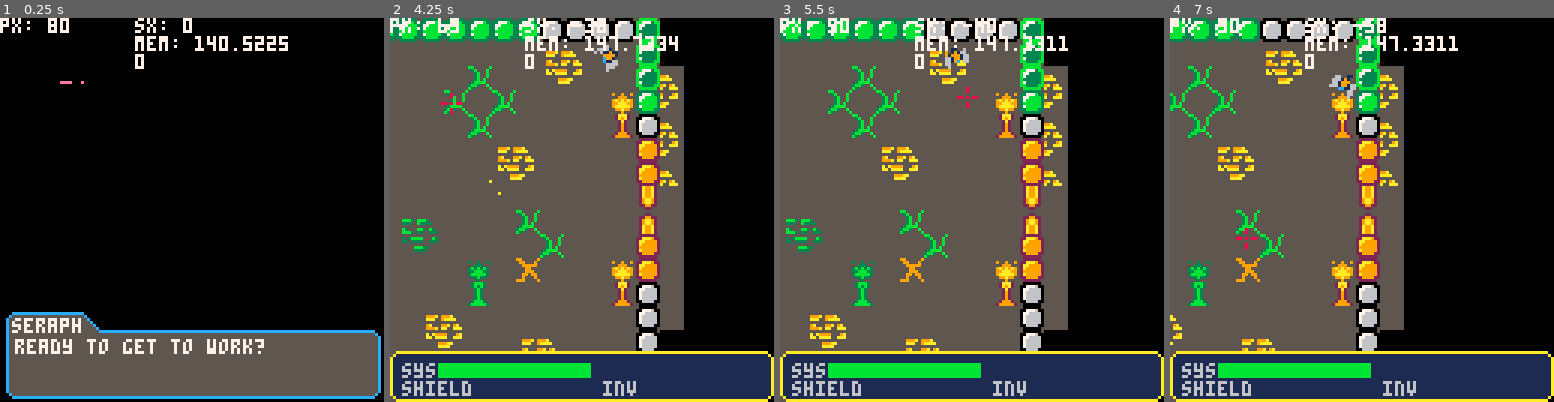
Above: before the commit, frames 1-4 (left to right).
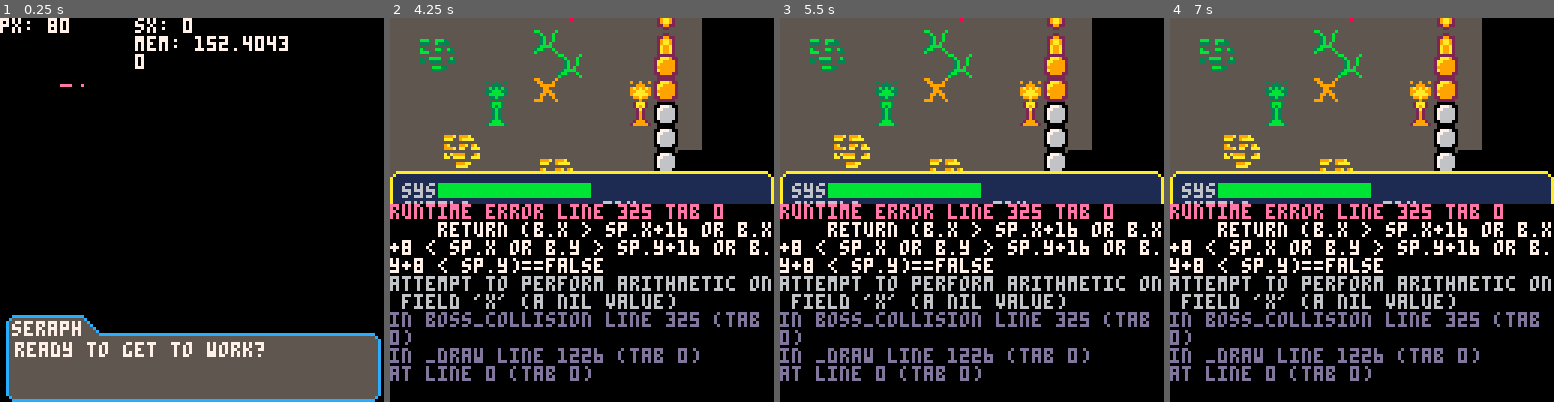
Above: after the commit, the same moments.

Repository: kbrewington/Negation
Game: PICO-8 cartridge negation.p8
Two runs of this game, one before a commit and one after it. Both use one fixed random seed, a clock stepped at 60 frames per second and the inputs below.
Inputs (mouse positions are in pixels of both pictures, inside the frame that each line leads up to):
- Up to frame 1 (0.25 s): no input
- Up to frame 2 (4.25 s): tap X (X key) at 0.33, 1.07, 1.85, 2.97, 4.08 s; click (670, 121) at 0.67 s; tap O (Z key) at 0.7, 1.7, 2.1, 2.5, 2.9, 3.3, 3.7, 4.1 s; click (436, 267) at 1.22 s; hold Right 1.6-2.1 s; click (497, 114) at 1.77 s; hold Up 2.15-2.42 s; click (562, 259) at 2.32 s; hold Right 2.47-3.03 s; click (624, 106) at 2.87 s; hold Left 3.08-3.58 s; click (685, 256) at 3.42 s; hold Down 3.63-3.97 s; click (451, 102) at 3.97 s; hold Right from 4.02 s (still down)
- Up to frame 3 (5.5 s): tap O (Z key) at 4.5, 4.9, 5.3 s; click (902, 248) at 4.52 s; release Right at 4.68 s; hold Up 4.73-5.03 s; click (964, 94) at 5.07 s; hold Left from 5.08 s (still down); tap X (X key) at 5.2 s
- Up to frame 4 (7 s): click (1419, 244) at 5.62 s; release Left at 5.68 s; tap O (Z key) every 0.4 s from 5.7 to 6.9 s; hold Down 5.73-6.03 s; hold Right 6.08-6.58 s; click (1481, 90) at 6.17 s; tap X (X key) at 6.32 s; hold Right from 6.63 s (still down); click (1246, 236) at 6.72 s

The runs differ from the first frame. In frame 1, 4.5% of the frame differs, in the area x 1-100%, y 4-100%; in frame 2, 65%; in frame 3, 66%, in the area x 0-100%, y 0-100%; in frame 4, 64%.
Error after the commit: runtime error line 325 tab 0; return (b.x > sp.x+16 or b.x+8 < sp.x or b.y > sp.y+16 or b.y+8 < sp.y)==false; attempt to perform arithmetic on field 'x' (a nil…

Commit message:
implemented coin drop and skilltree trigger, along with parts of skilltree

Diff:
--- a/negation.p8
+++ b/negation.p8
@@ -18,6 +18,7 @@
 --player.dash_threshold = {.05, .2}
 player.bullet_spread = 5
 player.health = 10
+player.max_health = 10
 player.immune_time = 2
 player.last_hit = 0
 player.b_count = 0
@@ -81,10 +82,11 @@
                     [c.up_arrow] = 0,
                     [c.down_arrow] = 0}
 
---[[player.dashing = {[c.left_arrow] = false,
-                  [c.right_arrow] = false,
-                  [c.up_arrow] = false,
-                  [c.down_arrow] = false}]]
+coin = {}
+coin.dropped = false
+coin.x = nil
+coin.y = nil
+coin.sprites = {64, 66, 68, 70, 72}
 
 enemy_table  = {}
 enemy_spawned = {}
@@ -98,7 +100,10 @@
 
 highlighted = 10
 currently_selected = 1
-skills_selected = {true, false, false}
+selection_set = {"speed", "health", "damage", "quit"}
+next_cost = {1, 1, 1}
+skills_selected = {true, false, false, false}
+invalid = 0
 
 -- define some constants
 pi = 3.14159265359
@@ -319,6 +324,9 @@
 end
 
 function boss_collision(sp, b)
+  if b == player then
+    return (b.x > sp.x+16 or b.x+8 < sp.x or b.y > sp.y+16 or b.y+8 < sp.y)==false
+  end
   return (b.x > sp.x+16 or b.x+4 < sp.x or b.y > sp.y+16 or b.y+4 < sp.y)==false
 end
 
@@ -554,7 +562,7 @@
   healthbar.ty = topy + 3
   healthbar.bx = healthbar.tx + (player.health * 5)
   healthbar.by = healthbar.ty + 4
-  if player.health == 10 then
+  if player.health == player.max_health then
     healthbar.color = 11
   elseif player.health >= 5 then
     healthbar.color = 3
@@ -747,7 +755,6 @@
     skill-tree menu (needs to be called continuously from draw to work)
 ]]
 function skilltree()
-  in_skilltree = true
   local token_sprites = {64, 66, 68, 70, 72}
   for i=#token_sprites,0,-1 do -- reverse list and add it to token_sprites animation
     add(token_sprites, token_sprites[i])
@@ -757,17 +764,20 @@
   spr(token_sprites[flr(time()*8)%#token_sprites + 1], 20, 20, 2, 2)
   print(" - " .. player.tokens, 36, 26, 7)
 
-  print("upgrade health ", 20, 52, 7)
-  print("upgrade damage ", 20, 44, 7)
-  print("upgrade speed ", 20, 36, 7)
+  print("upgrade health - ".. player.tokens .." tokens ", 20, 52, 7)
+  print("upgrade damage - ".. player.tokens .." tokens ", 20, 44, 7)
+  print("upgrade speed - ".. player.tokens .." tokens ", 20, 36, 7)
+  print("quit", 20, 68, 7)
 
 
   if skills_selected[1] then
-    print("upgrade speed ", 20, 36, highlighted)
+    print("upgrade speed - ".. player.tokens .." tokens ", 20, 36, highlighted)
   elseif skills_selected[2] then
-    print("upgrade damage ", 20, 44, highlighted)
+    print("upgrade damage - ".. player.tokens .." tokens ", 20, 44, highlighted)
   elseif skills_selected[3] then
-    print("upgrade health ", 20, 52, highlighted)
+    print("upgrade health - ".. player.tokens .." tokens ", 20, 52, highlighted)
+  elseif skills_selected[4] then
+    print("quit", 20, 68, highlighted)
   end
 end
 
@@ -829,6 +839,7 @@
     end
   else
     del(destroyed_bosses, b)
+    coin.dropped = true
   end
 
   circ(b.x+4, b.y+4, b.destroyed_step%5, 8)
@@ -901,12 +912,38 @@
     local diff = 0
     if btnp((c.up_arrow)) then
       diff = -1
+      sfx(4, 1, 0)
     elseif btnp(c.down_arrow) then
       diff = 1
+      sfx(4, 1, 0)
+    elseif btnp(c.x_button) then
+      if selection_set[currently_selected] == "quit" then
+        in_skilltree = false
+        sfx(2, 1, 0)
+      elseif selection_set[currently_selected] == "health" and player.tokens >= next_cost[currently_selected] then
+        player.max_health = player.max_health + 1
+        next_cost[currently_selected] = next_cost[currently_selected] + 1
+        player.tokens = player.tokens - 1
+        sfx(2, 1, 0)
+      elseif selection_set[currently_selected] == "damage" and player.tokens >= next_cost[currently_selected] then
+        --TODO==> implement this
+        next_cost[currently_selected] = next_cost[currently_selected] + 1
+        player.tokens = player.tokens - 1
+        sfx(2, 1, 0)
+      elseif selection_set[currently_selected] == "speed" and player.tokens >= next_cost[currently_selected] then
+        player.speed = player.speed + .5
+        next_cost[currently_selected] = next_cost[currently_selected] + 1
+        player.tokens = player.tokens - 1
+        sfx(2, 1, 0)
+      else
+        invalid = time()
+        sfx(3, 1, 0)
+      end
     end
     currently_selected = ((currently_selected+diff)%#skills_selected)
-    if currently_selected == 0 then currently_selected = 3 end
+    if currently_selected == 0 then currently_selected = 4 end
     skills_selected[currently_selected] = true
+    return
   end
 
   if not wait.controls then
@@ -1080,7 +1116,7 @@
   for d in all(dropped) do
 
     if enemy_collision(d) then
-      if d.type == "heart" and player.health < 10 then
+      if d.type == "heart" and player.health < player.max_health then
         player.health = player.health+1
         del(dropped, d)
       elseif d.type == "shield" then
@@ -1126,6 +1162,8 @@
         if (boss1.health <= 0) then
           drawboss = false
           add(destroyed_bosses, boss1)
+          coin.x = boss1.x
+          coin.y = boss1.y
           boss1 = nil
           coresume(game)
         end
@@ -1186,16 +1224,26 @@
   if spawn_enemies then spawnenemies() end
   if detect_killed_enemies then detect_kill_enemies() end
   if wait.timer then drawcountdown() end
+  if coin.dropped then
+     spr(coin.sprites[flr(time()*8)%#coin.sprites + 1], coin.x, coin.y, 2, 2)
+     if boss_collision(coin, player) then
+       player.tokens = player.tokens + 1
+       coin.dropped = false
+       in_skilltree = true
+     end
+  end
 
   if drawdialog then dialog_seraph(seraph) end
 
-  if (abs(time() - player.last_hit) < 0.5) then
+  if (abs(time() - player.last_hit) < 0.5) or (abs(time() - invalid) < 0.5) then
     camera(cos((time()*1000)/3), cos((time()*1000)/2))
   else
     camera()
   end
 
-  -- skilltree()
+  if in_skilltree then
+    skilltree()
+  end
 
   debug() -- always on bottom
 end --end _draw()
Not shown, changed: the music (__music__) section of negation.p8
Not shown, changed: the sound effects (__sfx__) section of negation.p8
